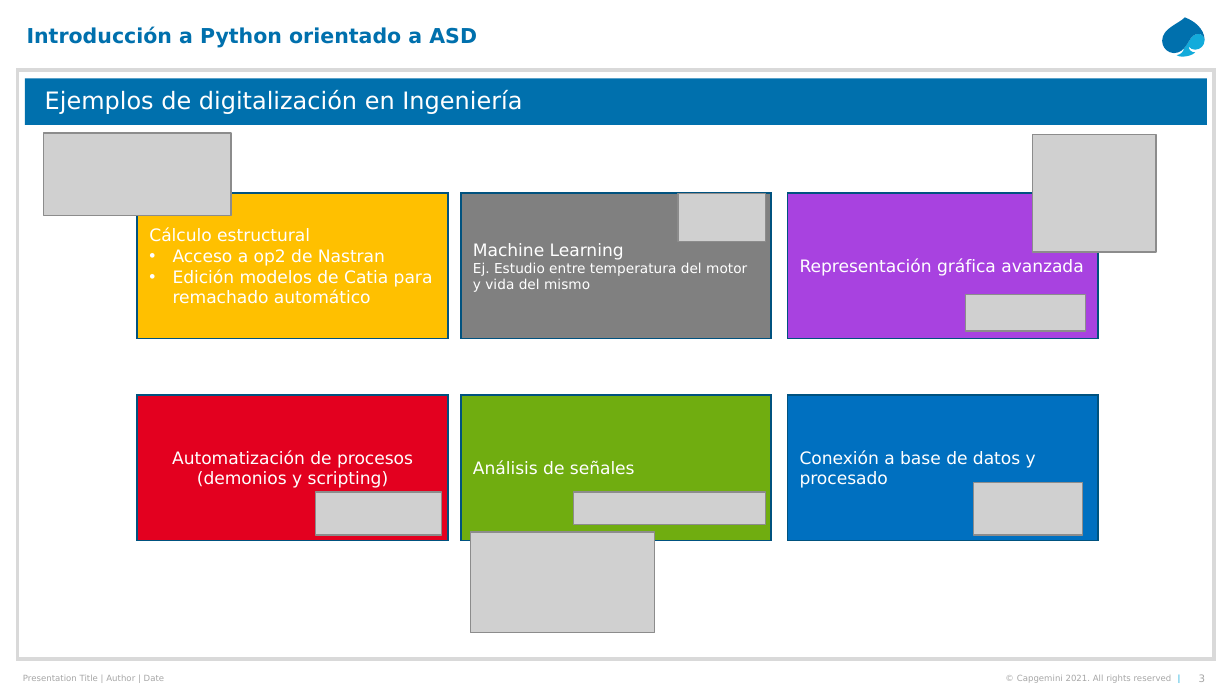
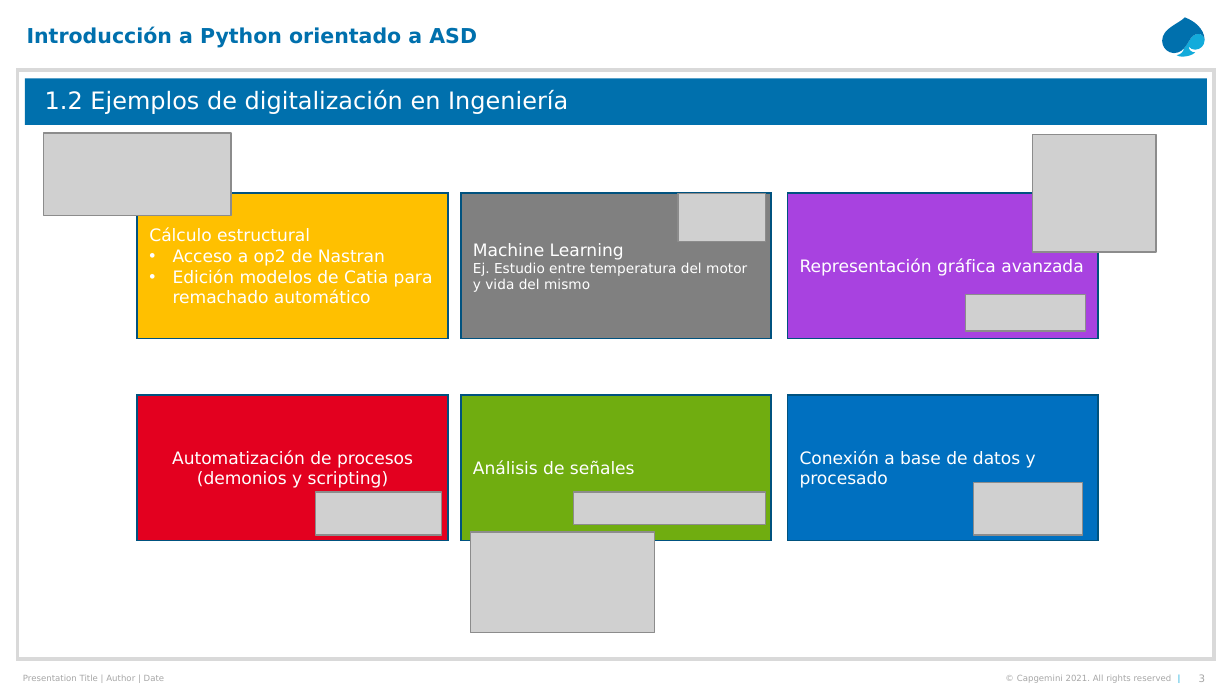
Before and after one commit to jacandau/introduccion-python, a slide deck: slide 3 of presentaciones/01-Introducción.pptx. Drawn at 1232x693 pixels with LibreOffice and Linux fonts; fonts in the diff are those of the drawing; grey boxes stand for pictures. Boxes give left, top, right and bottom in pixels: in the first picture for what was removed or moved away, otherwise in the second. Text is boxed around its words. In the diff, an @@ line names an element or a change of style, - is before the commit and + after.

```diff
--- a/presentaciones/01-Introducción.pptx
+++ b/presentaciones/01-Introducción.pptx
@@ title at bbox=[45, 89, 568, 114]: text changed @@
-Ejemplos de digitalización en Ingeniería
+1.2 Ejemplos de digitalización en Ingeniería
```
Also in this commit, not shown: 3 other slides changed, 3 other files.
